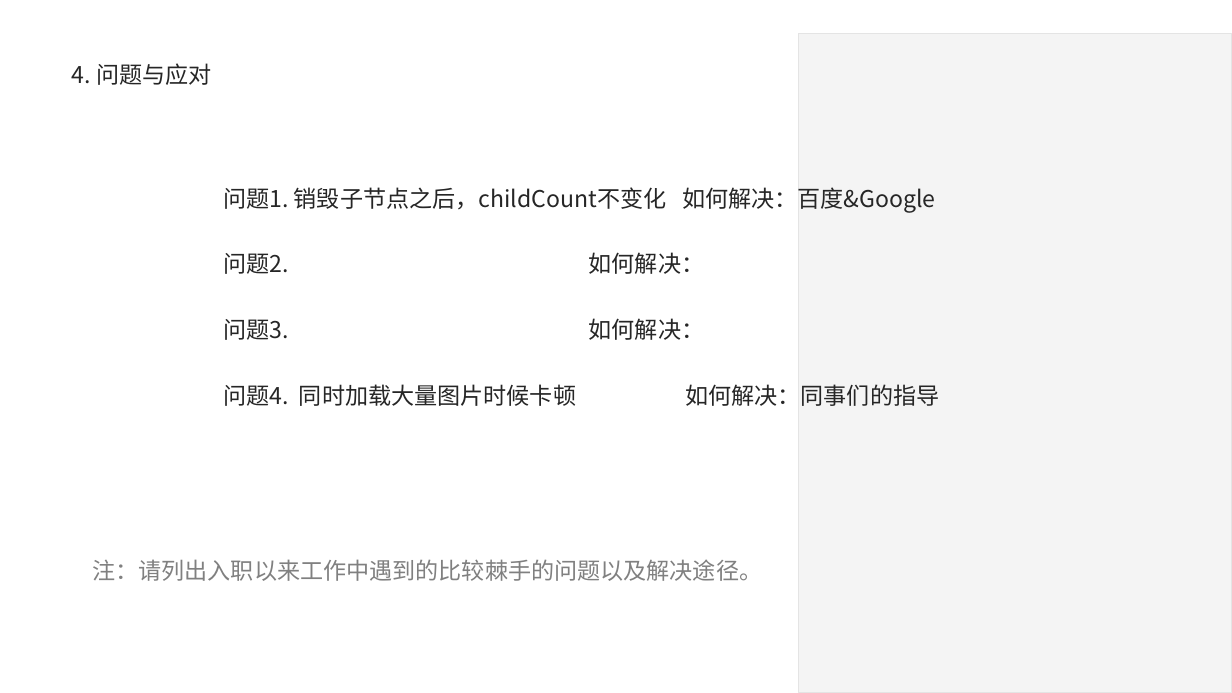
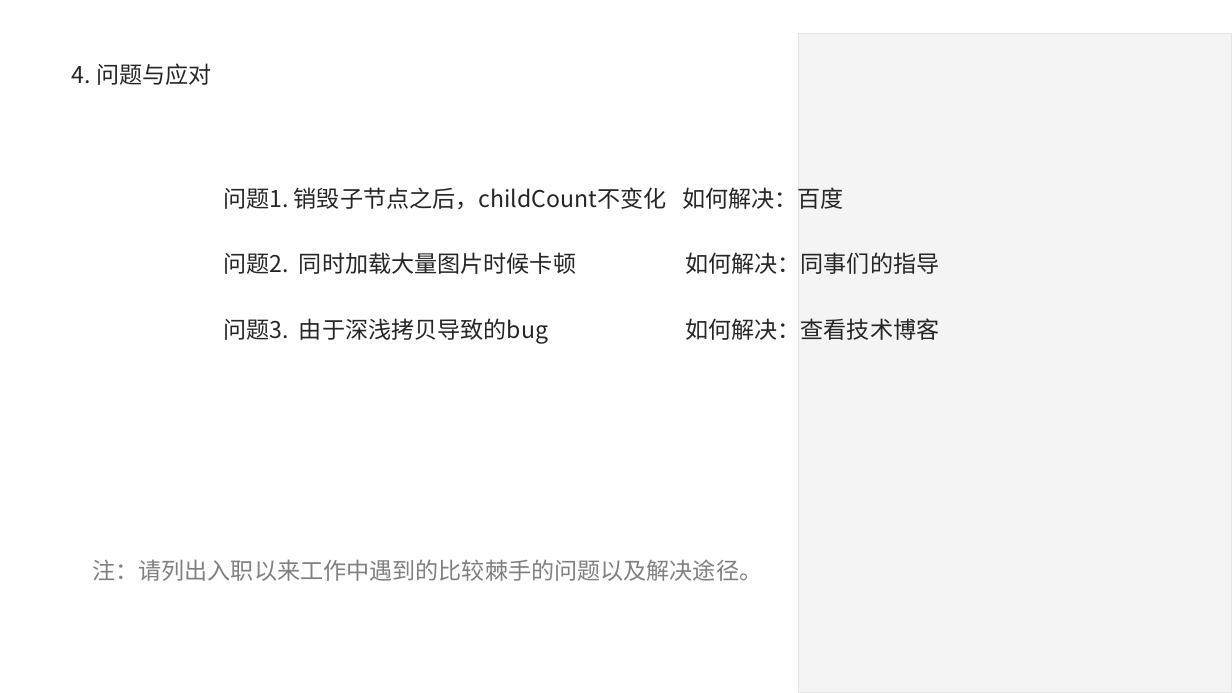
Before and after one commit to Hengle/UnityLearn-1, a slide deck: slide 6 of 转正答辩PPT_篮球前端_王祖雄.pptx. Drawn at 1232x693 pixels with LibreOffice and Linux fonts; fonts in the diff are those of the drawing; grey boxes stand for pictures; background and template pictures are left out. Boxes give left, top, right and bottom in pixels: in the first picture for what was removed or moved away, otherwise in the second. Text is boxed around its words. In the diff, an @@ line names an element or a change of style, - is before the commit and + after.

```diff
--- a/转正答辩PPT_篮球前端_王祖雄.pptx
+++ b/转正答辩PPT_篮球前端_王祖雄.pptx
@@ text at [223, 187, 939, 344]: text changed @@
-问题1. 销毁子节点之后，childCount不变化 如何解决：百度&Google
-问题2. 如何解决：
-问题3. 如何解决：
-问题4. 同时加载大量图片时候卡顿 如何解决：同事们的指导
+问题1. 销毁子节点之后，childCount不变化 如何解决：百度
+问题2. 同时加载大量图片时候卡顿 如何解决：同事们的指导
+问题3. 由于深浅拷贝导致的bug 如何解决：查看技术博客
```
Also in this commit, not shown: 5 other slides changed.
